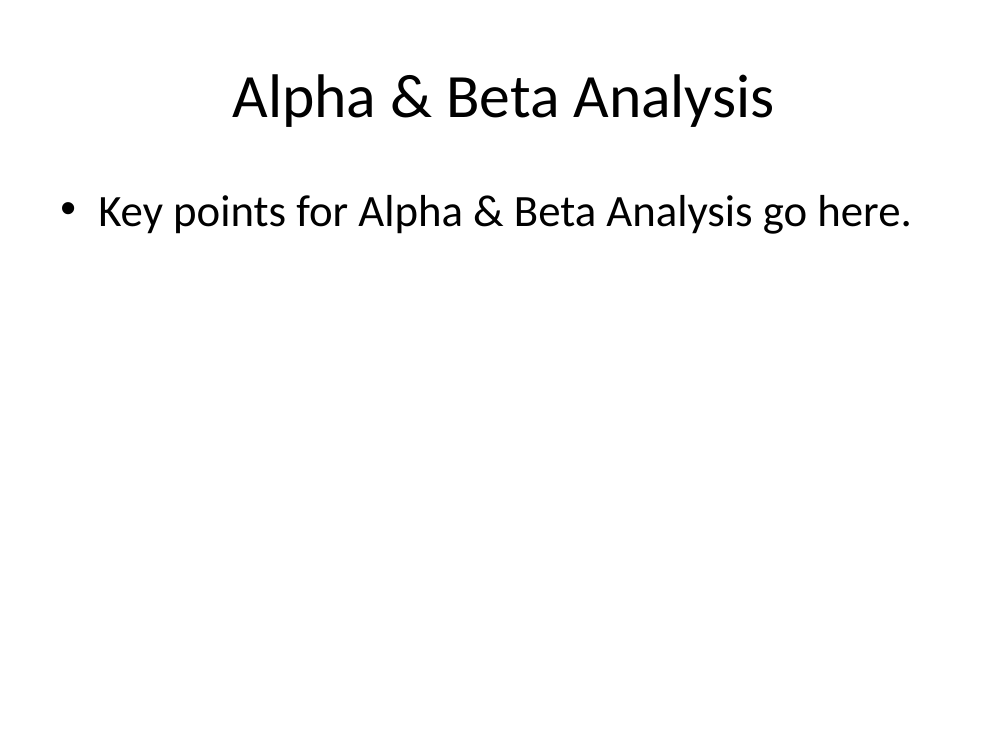
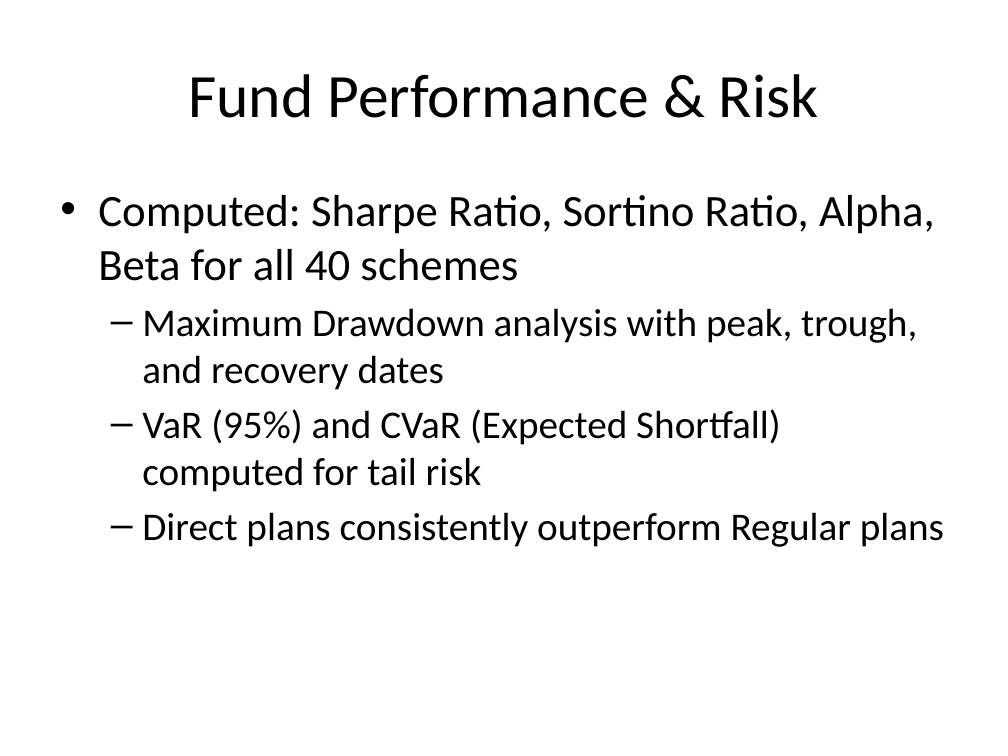
Before and after one commit to prathmeshnanda2007-sudo/MUTUAL-FUND-ANALYSIS, a slide deck: slide 6 of reports/Project_Presentation_Deck.pptx. Drawn at 1008x756 pixels with LibreOffice and Linux fonts; fonts in the diff are those of the drawing. Boxes give left, top, right and bottom in pixels: in the first picture for what was removed or moved away, otherwise in the second. Text is boxed around its words. In the diff, an @@ line names an element or a change of style, - is before the commit and + after.

```diff
--- a/reports/Project_Presentation_Deck.pptx
+++ b/reports/Project_Presentation_Deck.pptx
@@ title at box(188, 74, 819, 118): text changed @@
-Alpha & Beta Analysis
+Fund Performance & Risk
@@ text at box(98, 195, 944, 547): text changed; size 32 to 28 pt @@
-• Key points for Alpha & Beta Analysis go here.
+• Computed: Sharpe Ratio, Sortino Ratio, Alpha, Beta for all 40 schemes
+  – Maximum Drawdown analysis with peak, trough, and recovery dates
+  – VaR (95%) and CVaR (Expected Shortfall) computed for tail risk
+  – Direct plans consistently outperform Regular plans
```
Also in this commit, not shown: 5 other slides changed, 6 slides added, 6 slides removed, 11 other files.
